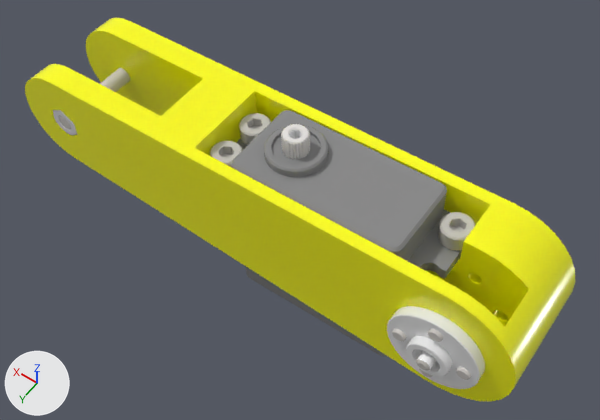
An edit to the OBJ model src/notspot_description/meshes/stl/notspot/L2_obj.obj, drawn before and after from the same camera.
Rendered twice from a camera (50 mm lens) standing at (-0.0239, 0.0917, 0.1409) and looking at (0.0422, -0.0008, -0.0043). Arrows for +X, +Y and +Z are at lower left; the lights stay in place. Where no turn or scale is listed for an object, it has been applied to the vertices.

In view in the first picture: 'L2_obj'.
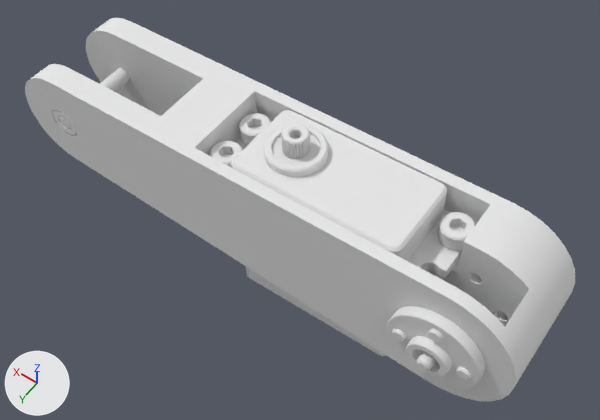
Location of each change, [x1, y1, x2, y2] in pixels of the pictures (600 x 420 px):
'L2_obj', recoloured, surface changed (yellow to white): [25, 18, 575, 401] in both

The edits, one by one:
Material '4' (mat_4) changes colour from light grey #c7c4bd to white #e7e7e7; in linear values from (0.569, 0.549, 0.51) to (0.8, 0.8, 0.8).
Material '5' (mat_5) changes colour from yellow #ffff00 to white #e7e7e7; in linear values from (1.0, 1.0, 0.0) to (0.8, 0.8, 0.8).
In material '5' (mat_5), roughness goes from 0.225 to 1.0.
Material '7' (mat_7) changes colour from grey #898989 to white #e7e7e7; in linear values from (0.251, 0.251, 0.251) to (0.8, 0.8, 0.8).
